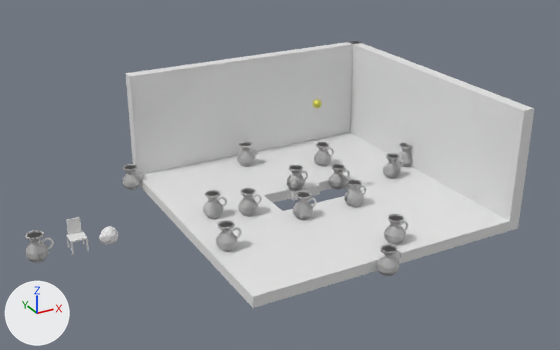
Two versions of the Blender file testZone.blend, one commit apart.
Rendered twice from a 50 mm lens placed at (-15.9, -25.8, 14.1), pointed at (-2.1, -0.8, 1.6). Lighting does not change. The marker at lower left points along +X, +Y and +Z.

Names of what the first picture shows: 'Jarron', 'Jarron.001', 'Jarron.002', 'Jarron.003', 'Jarron.004', 'Jarron.005', 'Jarron.006', 'Jarron.007', 'Jarron.008', 'Jarron.009', 'Jarron.010', 'Jarron.011', 'Jarron.013', 'Jarron.014', 'Jarron.015', 'Plane', 'Plane.001', 'Plane.002'.
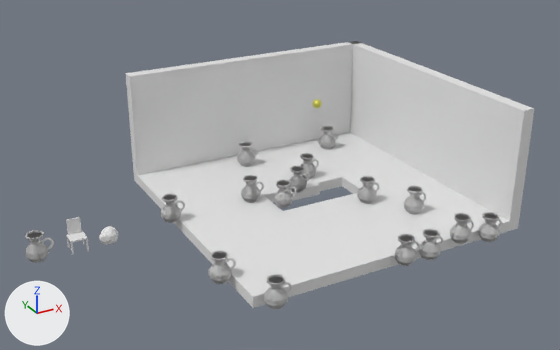
Pixel boxes [x1, y1, x2, y2] of what changed, in the pictures (560 x 350 px):
'Jarron.005', moved
    before: [384, 214, 409, 245]
    after: [450, 213, 474, 244]
'Jarron.003', moved
    before: [314, 142, 334, 166]
    after: [264, 274, 293, 309]
'Jarron.013', moved
    before: [377, 244, 403, 276]
    after: [274, 180, 296, 208]
'Jarron.015', moved
    before: [329, 163, 350, 190]
    after: [209, 250, 236, 284]
'Jarron.009', moved
    before: [216, 220, 242, 252]
    after: [241, 175, 264, 203]
'Jarron.002', moved
    before: [383, 153, 404, 179]
    after: [394, 234, 420, 266]
'Jarron.014', moved
    before: [293, 191, 317, 220]
    after: [357, 176, 380, 204]
'Jarron.004', moved
    before: [237, 142, 258, 166]
    after: [418, 229, 443, 260]
'Jarron.006', moved
    before: [344, 179, 367, 207]
    after: [404, 185, 426, 214]
'Jarron.008', moved
    before: [238, 188, 262, 216]
    after: [237, 142, 258, 166]
'Jarron.007', moved
    before: [203, 190, 227, 219]
    after: [319, 126, 338, 149]
'Jarron.010', moved
    before: [396, 142, 413, 167]
    after: [478, 212, 502, 242]
'Jarron.011', moved
    before: [122, 164, 145, 190]
    after: [300, 153, 319, 179]
'Jarron.012', moved (not visible before)
    after: [161, 194, 185, 223]
'Jarron.001', moved
    before: [286, 164, 308, 191]
    after: [289, 166, 310, 192]

The change in detail:
Object 'Jarron.001' (ob_jarron_001) moves from (-0.44, 0.81, 0.0) to (-0.44, 0.65, 0.0).
Object 'Jarron.002' (ob_jarron_002) moves from (4.0, -0.12, 0.0) to (0.0, -6.4, -0.15).
Object 'Jarron.003' (ob_jarron_003) moves from (2.0, 2.57, 0.0) to (-5.33, -6.4, -0.3).
Object 'Jarron.004' (ob_jarron_004) moves from (-1.11, 4.28, 0.0) to (1.11, -6.4, -0.22).
Object 'Jarron.005' (ob_jarron_005) moves from (0.44, -5.14, 0.0) to (2.67, -6.28, 0.0).
Object 'Jarron.006' (ob_jarron_006) moves from (0.89, -1.71, 0.0) to (2.67, -3.43, 0.0).
Object 'Jarron.007' (ob_jarron_007) moves from (-4.67, 0.12, 0.0) to (3.33, 4.28, 0.0).
Object 'Jarron.008' (ob_jarron_008) moves from (-3.33, -0.37, 0.0) to (-1.11, 4.28, 0.0).
Object 'Jarron.009' (ob_jarron_009) moves from (-5.33, -2.57, 0.0) to (-2.67, 0.73, 0.0).
Object 'Jarron.010' (ob_jarron_010) moves from (5.33, 0.65, 0.0) to (4.0, -6.4, -0.22).
Object 'Jarron.011' (ob_jarron_011) moves from (-6.4, 5.14, -0.37) to (0.67, 1.71, 0.0).
Object 'Jarron.012' (ob_jarron_012) moves from (1.56, 6.28, 0.0) to (-6.28, 0.61, 0.0).
Object 'Jarron.013' (ob_jarron_013) moves from (-0.67, -6.28, -0.45) to (-1.72, -0.37, 0.0).
Object 'Jarron.014' (ob_jarron_014) moves from (-1.56, -1.71, 0.0) to (1.56, -1.71, 0.0).
Object 'Jarron.015' (ob_jarron_015) moves from (1.6, 0.61, -0.3) to (-6.4, -4.28, -0.15).
